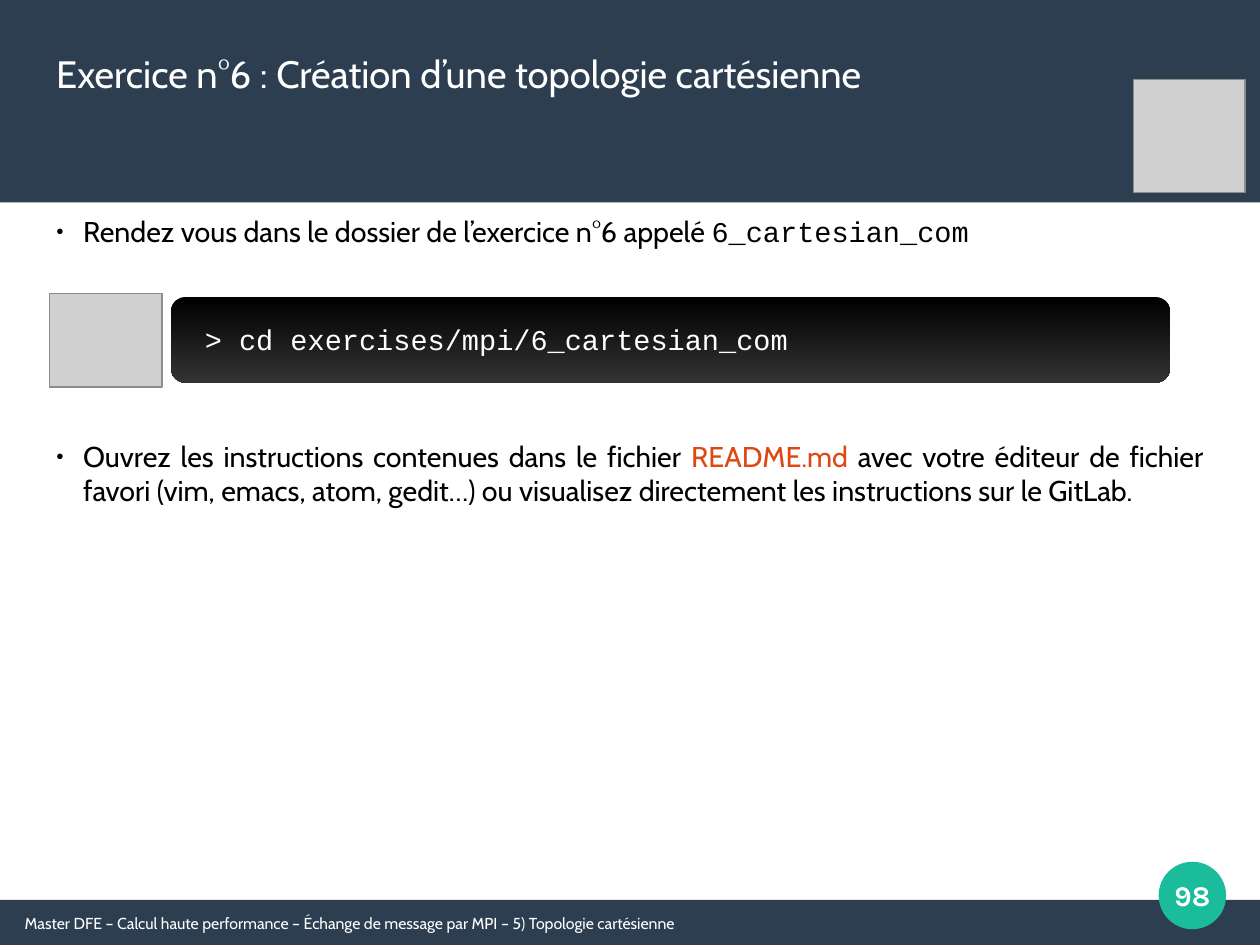
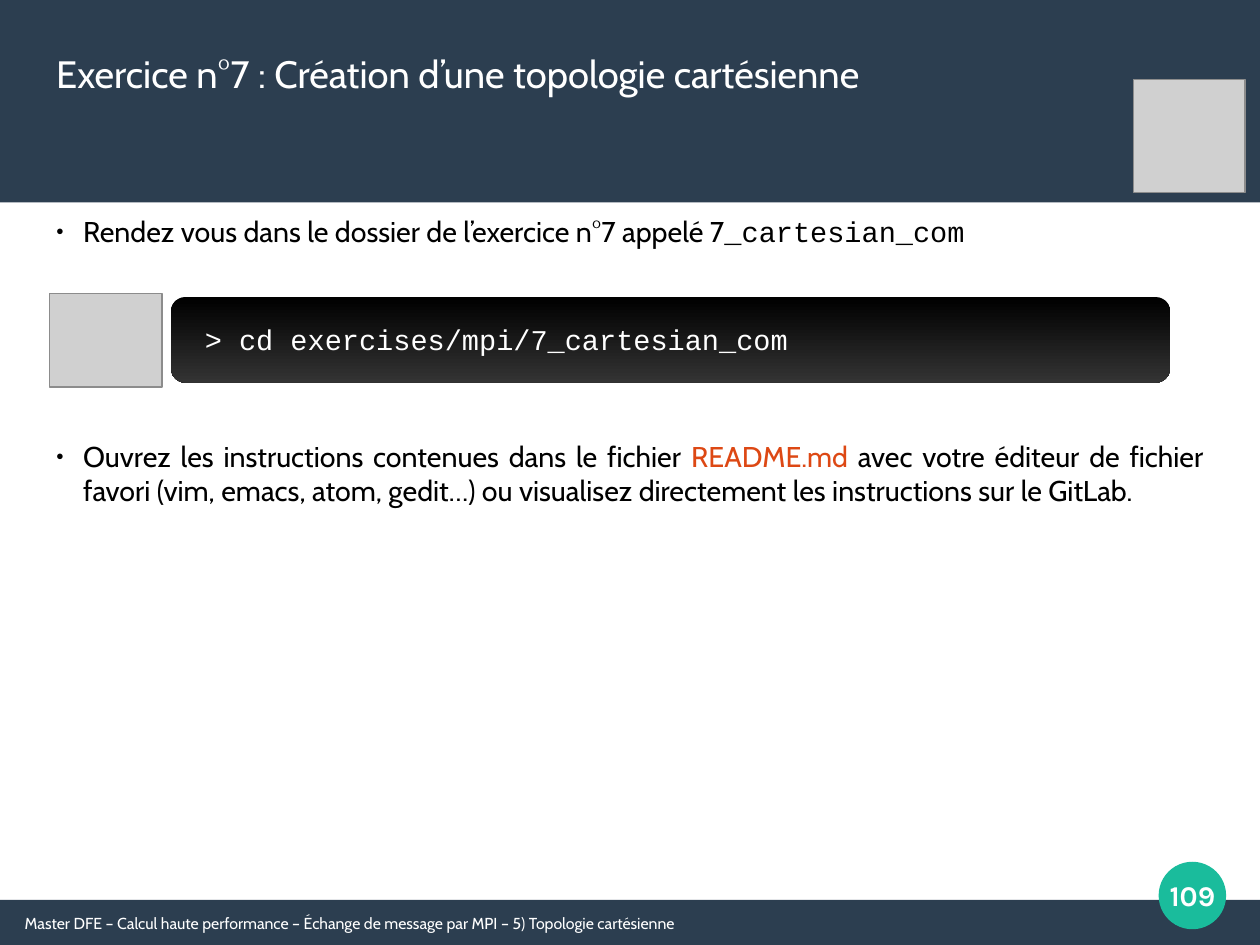
Before and after one commit to Maison-de-la-Simulation/HPC-DFE-Paris-Saclay, a slide deck: slide 109 of support/MPI.odp (slide 98 before the commit). Drawn at 1260x945 pixels with LibreOffice and Linux fonts; fonts in the diff are those of the drawing; grey boxes stand for pictures. Boxes give left, top, right and bottom in pixels: in the first picture for what was removed or moved away, otherwise in the second. Text is boxed around its words. In the diff, an @@ line names an element or a change of style, - is before the commit and + after.

```diff
--- a/support/MPI.odp
+++ b/support/MPI.odp
@@ text at [56,59,859,97]: text changed @@
-Exercice n°6 : Création d’une topologie cartésienne
+Exercice n°7 : Création d’une topologie cartésienne
@@ text at [83,220,965,249]: text changed @@
-● Rendez vous dans le dossier de l’exercice n°6 appelé 6_cartesian_com
+● Rendez vous dans le dossier de l’exercice n°7 appelé 7_cartesian_com
@@ text at [239,330,787,356]: text changed @@
-> cd exercises/mpi/6_cartesian_com
+> cd exercises/mpi/7_cartesian_com
@@ page number at [1170,887,1216,907]: text changed @@
-98
+109
```
Also in this commit, not shown: 2 other slides changed, 11 slides added, 1 other file.
